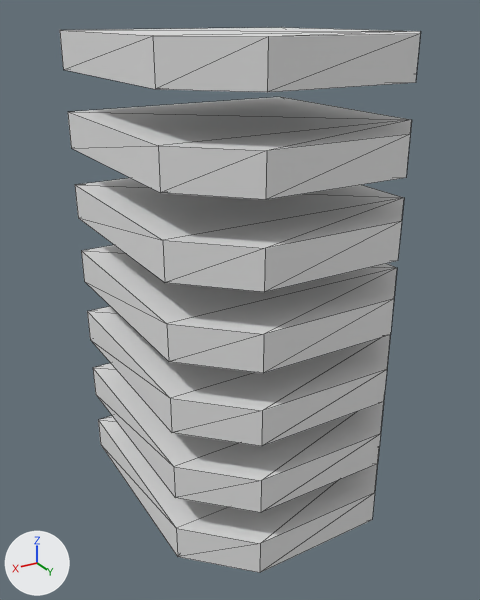
What one commit did to the OBJ model game/assets/buildings/b1-levels.obj.
Camera for both pictures: a 50 mm camera at (2.86, 4.71, 2.18) aimed at (0.09, 0.1, -0.13). Every picture has the same lights, and +X, +Y and +Z are marked at lower left. Mesh edges are drawn as thin lines. Where no turn or scale is listed for an object, it has been applied to the vertices.

The first picture shows 'B1_Levels_Cube.017'.
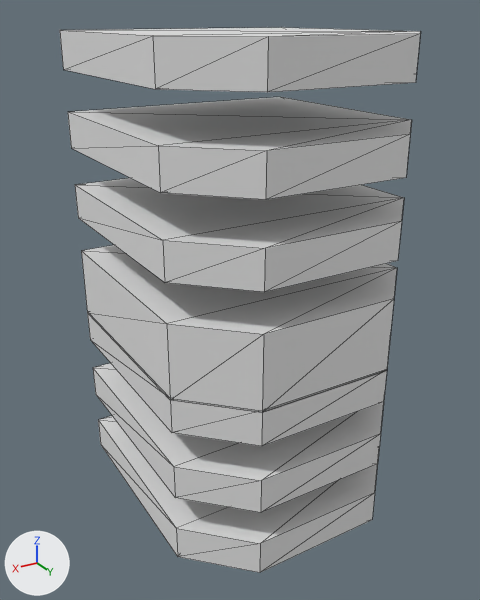
What differs and where, as boxes (x1, y1, x2, y2) in the pictures (480 x 600 px; the box of a moved part takes in the faces that stretch with it):
part 1 of me_b1_levels_cube_017, moved or reshaped: before (81, 251, 394, 373); after (81, 251, 394, 413)

The edits, one by one:
me_b1_levels_cube_017 has 84 vertices, 140 faces and spans x -1.1..1.1, y -1.1..1.26, z -2.01..2.06.
me_b1_levels_cube_017 is used by ob_b1_levels_cube_017; location (0.0, 0.0, 0.0).
Before the commit, vertices of me_b1_levels_cube_017: 37 (-1.1, -1.1, -0.15), 39 (1.1, -1.1, -0.15) at pixel (84, 281), 42 (-1.1, 0.76, -0.15) at pixel (393, 300), 43 (-0.6, 1.26, -0.15) at pixel (390, 334), 46 (0.6, 1.26, -0.15) at pixel (263, 373).
Before the commit, vertices of me_b1_levels_cube_017: 47 (1.1, 0.76, -0.15) at pixel (168, 361).
Part 1, on me_b1_levels_cube_017:
Vertices 37, 39, 42, 43, 46, 47 of me_b1_levels_cube_017 move by (0.0, 0.0, -0.33).
